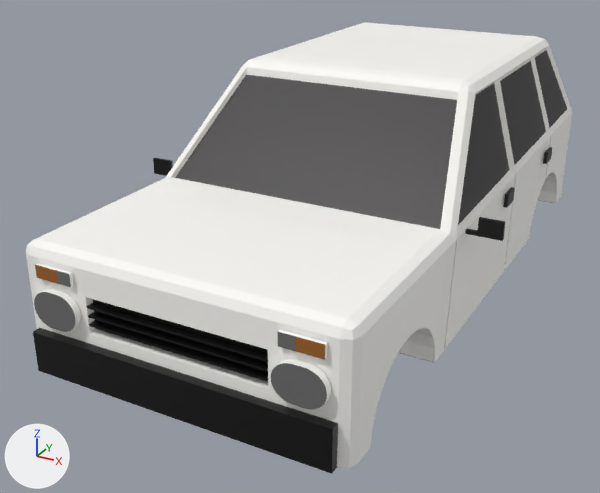
A saved change to the glTF model assets/vehicles/car_offroad.glb.
Both versions are drawn from a 50 mm lens placed at (1.91, -4.01, 2.11), pointed at (-0.21, -0.18, 0.19). The axes (+X, +Y, +Z) are drawn at lower left. The lights are the same throughout. The older version comes first. Where no turn or scale is listed for an object, it has been applied to the vertices. Vertices at exactly the same position are counted once.

The older version as bpy lines, for what is in view:
```python
mat_windows = principled_material('Windows')
mat_windows.base_color = (0.0301, 0.0259, 0.0266)  # dark grey #302d2d
me_cube_001 = bpy.data.meshes.new('Cube.001')
me_cube_001.from_pydata(...)  # 1135 vertices, 2210 faces; spans x -1.01..1.01, y -1.69..1.98, z 0.02..1.19
# faces by material slot: [1584, 206, 324, 4, 52, 40]
me_cube_001.materials.append(mat_body)  # white #fffefa
me_cube_001.materials.append(mat_blacks)  # black #000000
me_cube_001.materials.append(mat_white_light)  # dark grey #6c6c6c
me_cube_001.materials.append(mat_orange_light)  # brown #9d6224
me_cube_001.materials.append(mat_red_light)  # red #810505
me_cube_001.materials.append(mat_windows)  # dark grey #302d2d
ob_cube = bpy.data.objects.new('Cube', me_cube_001)
ob_cube.location = (0.0, 0.0, 0.0)
```
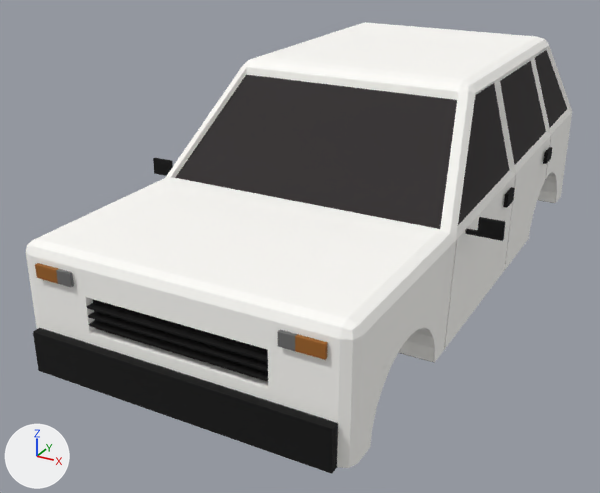
Pixel boxes [x1, y1, x2, y2] of what changed, in the pictures (600 x 493 px; the box of a moved part takes in the faces that stretch with it):
'Cube', surface changed, reshaped (dark grey to black): [26, 22, 572, 474] in both
part 1 of me_cube_001, deleted: before [271, 359, 331, 409]
part 2 of me_cube_001, deleted: before [34, 289, 81, 332]
part 3 of me_cube_001, moved or reshaped: [278, 330, 328, 360] in both
part 4 of me_cube_001, moved or reshaped: [35, 263, 74, 287] in both
part 5 of me_cube_001, recoloured: [57, 269, 297, 336] in both
part 6 of me_cube_001, recoloured: [35, 263, 328, 360] in both

Edits to the bpy script that builds the scene:
```text
Change mat_windows:
    mat_windows.roughness: 0.5 -> 1.0
Change me_cube_001:
    used by ob_cube; location = (0.0, 0.0, 0.0)
    remove me_cube_001.from_pydata(...)  # 1135 vertices, 2210 faces; spans x -1.01..1.01, y -1.69..1.98, z 0.02..1.19
    add me_cube_001.from_pydata(...)  # 475 vertices, 906 faces; spans x -1.01..1.01, y -1.69..1.98, z 0.02..1.19
    me_cube_001 part 1: the loose piece of 312 vertices spanning x 0.49..0.74, y -1.68..-1.65, z 0.28..0.46 is deleted
    me_cube_001 part 2: the loose piece of 312 vertices spanning x -0.74..-0.49, y -1.68..-1.65, z 0.28..0.46 is deleted
    me_cube_001 part 3
    16 faces are deleted
    8 new faces join them, mat_white_light (dark grey #6c6c6c)
    8 new faces join them, mat_orange_light (brown #9d6224)
    me_cube_001 part 4
    16 faces are deleted
    8 new faces join them, mat_white_light (dark grey #6c6c6c)
    8 new faces join them, mat_orange_light (brown #9d6224)
    me_cube_001 part 5: 12 faces spanning x -0.59..0.59, y -1.66..-1.64, z 0.5..0.57 switch from mat_body (white #fffefa) to mat_white_light (dark grey #6c6c6c)
    me_cube_001 part 6: 12 faces spanning x -0.72..0.72, y -1.66..-1.64, z 0.5..0.57 switch from mat_body (white #fffefa) to mat_orange_light (brown #9d6224)
    other edits to the shape of me_cube_001 do not show in these pictures
    remove me_cube_001.materials.append(mat_red_light)  # red #810505
```
